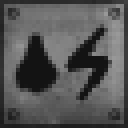
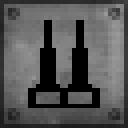
Comparing the layer stacks of the two w=128, h=128 images. Changes:
hid "Layer 3" over [12, 32, 60, 96]
hid "Layer 2" over [64, 24, 112, 104]
added layer "Layer 4" above "wornsteelplate" over [28, 20, 100, 108]
